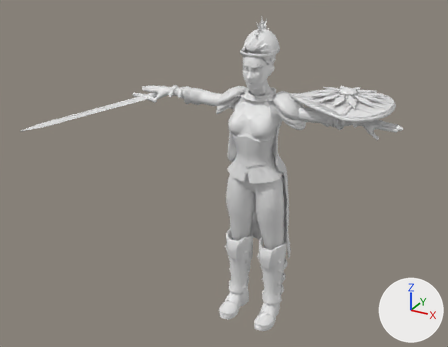
One commit to the glTF model unity/Tools~/models/heroes_hd/SB_Hero_aurelia_HD.glb: the scene before it, then after it.
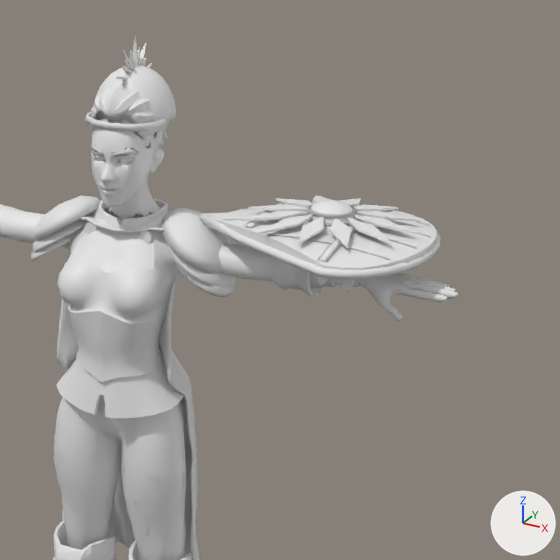
Each version is shown whole from a 50 mm lens placed at (1.49, -3.09, 2.51), pointed at (-0.07, -0.25, 1.09), then close up on the part from 45% to 100% of the width and 0% to 71% of the height. Every picture has the same lights, and +X, +Y and +Z are marked at lower right. The older version's two pictures come first. Vertices at exactly the same position are counted once.

In view in the first close-up: 'SB_Hero_aurelia'.
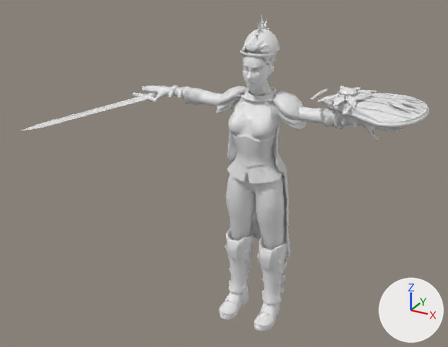
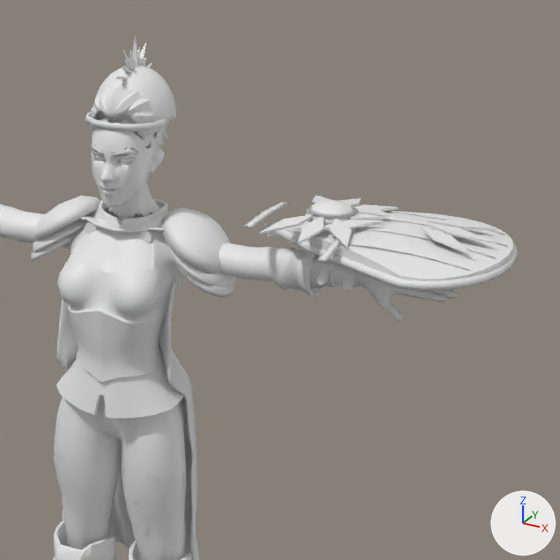
Diff of the bpy script that builds the scene:
```diff
--- a/unity/Tools~/models/heroes_hd/SB_Hero_aurelia_HD.glb.py
+++ b/unity/Tools~/models/heroes_hd/SB_Hero_aurelia_HD.glb.py
@@ me_face @@
 # used by ob_sb_hero_aurelia; location = (0.0, 0.0, 0.0)
-me_face.from_pydata(...)  # 16164 vertices, 25000 faces; spans x -0.97..0.83, y -0.87..0.31, z 0.0..1.93
+me_face.from_pydata(...)  # 16164 vertices, 25000 faces; spans x -0.97..0.94, y -0.87..0.31, z 0.0..1.93
+# me_face part 1: the loose piece of 104 vertices spanning x 0.19..0.76, y -0.2..0.3, z 1.48..1.55 is moved by (0.18, -0.01, 0.01)
+# me_face part 2: the loose piece of 90 vertices spanning x 0.18..0.77, y -0.21..0.31, z 1.49..1.51 is moved by (0.18, -0.01, 0.01)
+# me_face part 3: the loose piece of 18 vertices spanning x 0.42..0.71, y 0.2..0.21, z 1.52..1.54 is moved by (0.18, -0.01, 0.01)
+# me_face part 4: the loose piece of 26 vertices spanning x 0.27..0.74, y 0.1..0.12, z 1.52..1.55 is moved by (0.18, -0.01, 0.01)
+# me_face part 5: the loose piece of 26 vertices spanning x 0.26..0.74, y 0.0..0.02, z 1.52..1.55 is moved by (0.18, -0.01, 0.0)
+# me_face part 6: the loose piece of 18 vertices spanning x 0.41..0.71, y -0.1..-0.09, z 1.52..1.54 is moved by (0.18, -0.01, 0.0)
+# me_face part 7: the loose piece of 8 vertices spanning x 0.57..0.73, y 0.03..0.08, z 1.54..1.57 is moved by (0.18, -0.01, 0.0)
+# me_face part 8: the loose piece of 8 vertices spanning x 0.56..0.7, y 0.08..0.15, z 1.54..1.57 is moved by (0.18, -0.01, 0.01)
+# me_face part 9: the loose piece of 8 vertices spanning x 0.34..0.47, y 0.08..0.17, z 1.54..1.57 is moved by (0.18, -0.01, 0.0)
+# me_face part 10: the loose piece of 8 vertices spanning x 0.31..0.47, y 0.03..0.08, z 1.54..1.57 is moved by (0.18, -0.01, 0.0)
+# me_face part 11: the loose piece of 8 vertices spanning x 0.33..0.47, y -0.04..0.03, z 1.54..1.57 is moved by (0.18, -0.01, 0.0)
+# me_face part 12: the loose piece of 8 vertices spanning x 0.56..0.69, y -0.05..0.03, z 1.54..1.57 is moved by (0.18, -0.01, 0.0)
+# other edits to the shape of me_face do not show in these pictures
```

Boxes (x1, y1, x2, y2) around the edits, measured in the close-ups (560 x 560 px; the box of a moved part takes in the faces that stretch with it):
'SB_Hero_aurelia', reshaped: before (0, 36, 458, 560); after (0, 36, 517, 560)
part 1 of me_face, moved or reshaped: before (205, 203, 437, 270); after (268, 211, 513, 281)
part 2 of me_face, moved or reshaped: before (199, 213, 441, 279); after (265, 221, 517, 291)
part 3 of me_face, moved or reshaped: before (313, 202, 430, 225); after (384, 211, 505, 235)
part 4 of me_face, moved or reshaped: before (240, 209, 430, 237); after (384, 218, 507, 246)
part 5 of me_face, moved or reshaped: before (223, 218, 417, 248); after (292, 228, 496, 259)
part 6 of me_face, moved or reshaped: before (266, 233, 390, 259); after (339, 243, 470, 270)
part 7 of me_face, moved or reshaped: before (354, 215, 418, 235); after (427, 224, 496, 244)
part 8 of me_face, moved or reshaped: before (355, 211, 420, 222); after (427, 220, 496, 231)
part 9 of me_face, moved or reshaped: before (276, 198, 314, 207); after (357, 208, 390, 217)
part 10 of me_face, moved or reshaped: before (248, 204, 307, 211); after (349, 213, 384, 220)
part 11 of me_face, moved or reshaped: before (242, 211, 309, 221); after (323, 220, 383, 230)
part 12 of me_face, moved or reshaped: before (346, 217, 392, 245); after (420, 226, 471, 255)
